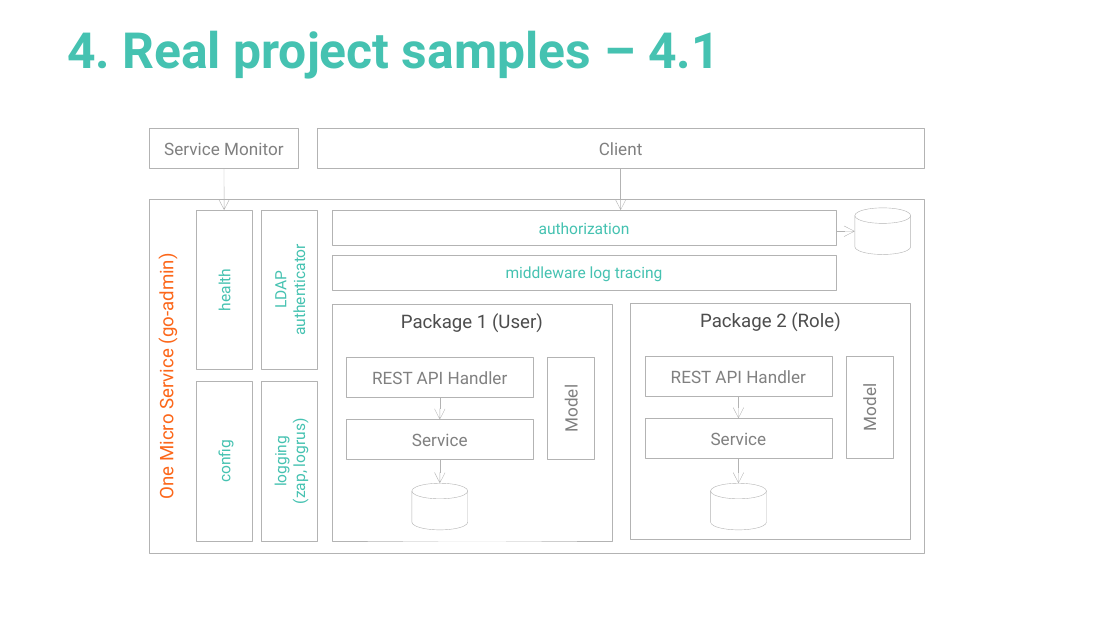
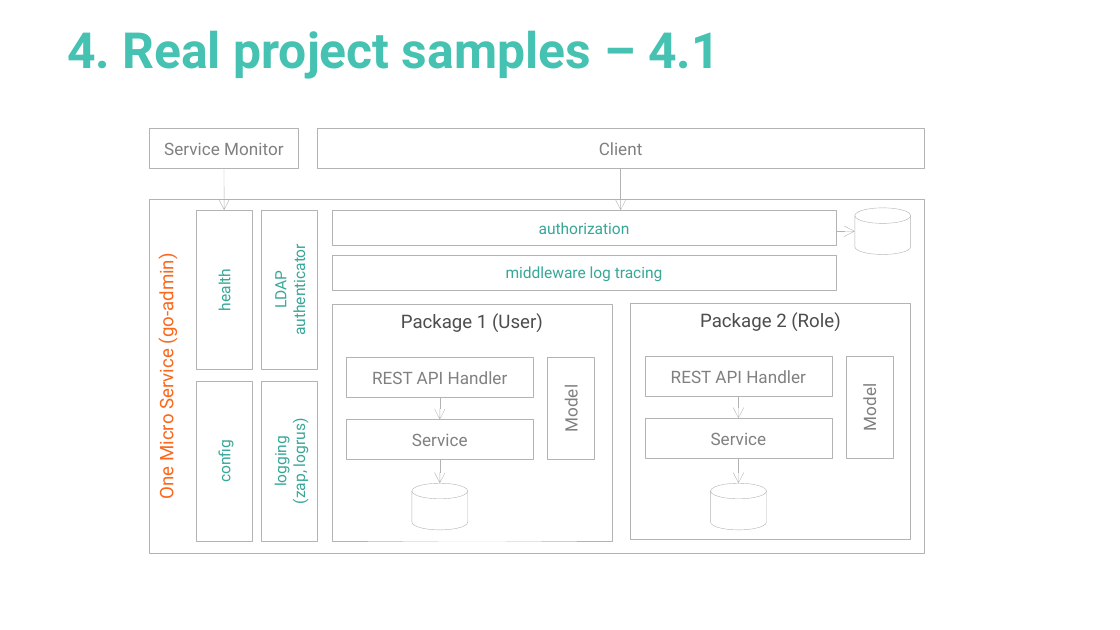
Before and after one commit to go-tutorials/overview, a slide deck: slide 23 of go-tutorial.pptx. Drawn at 1120x630 pixels with LibreOffice and Linux fonts; fonts in the diff are those of the drawing. Boxes give left, top, right and bottom in pixels: in the first picture for what was removed or moved away, otherwise in the second. Text is boxed around its words. In the diff, an @@ line names an element or a change of style, - is before the commit and + after.

```diff
--- a/go-tutorial.pptx
+++ b/go-tutorial.pptx
@@ text colour #45C2B1 to #37A797 in 6 elements at (x1=332, y1=255, x2=836, y2=290), (x1=332, y1=211, x2=836, y2=245), (x1=261, y1=382, x2=317, y2=541), (x1=261, y1=211, x2=317, y2=370), (x1=196, y1=382, x2=252, y2=541), (x1=196, y1=211, x2=252, y2=370) @@
```
Also in this commit, not shown: 3 other slides changed, 2 other files.
